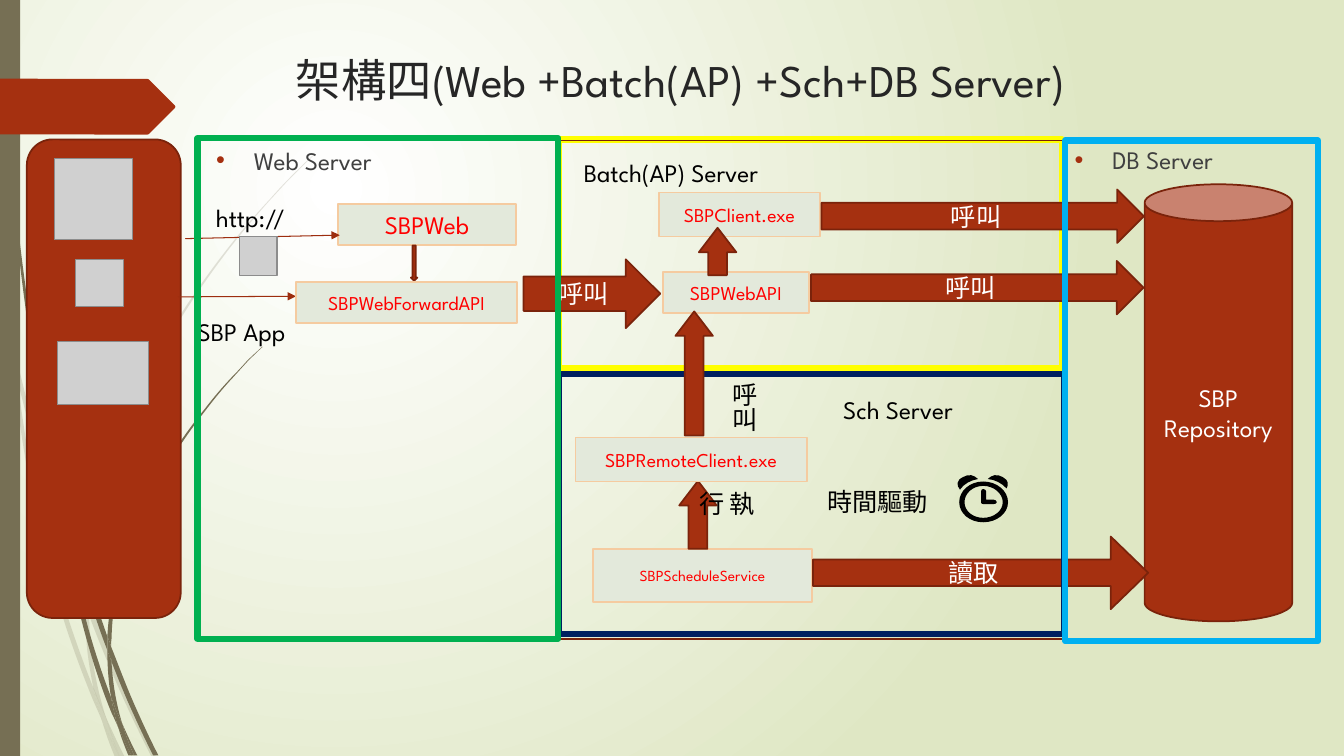
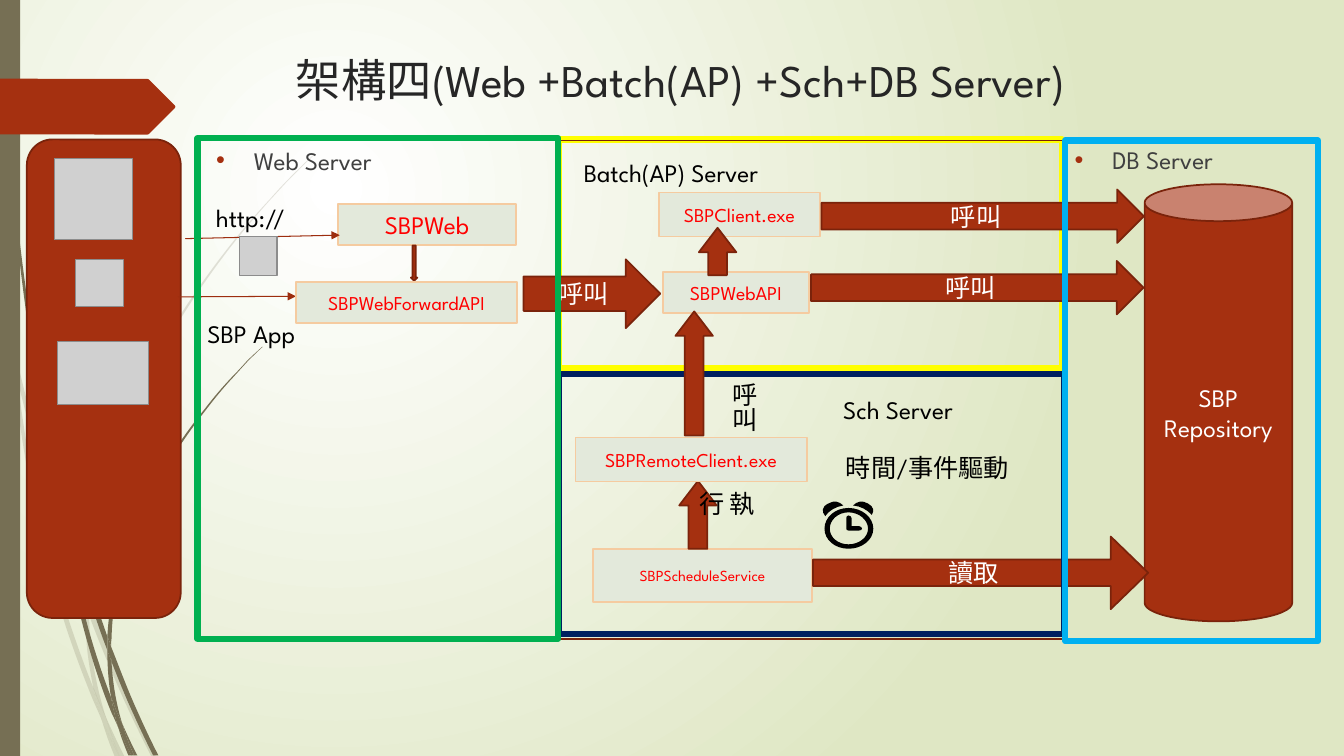
Before and after one commit to jonesyeh/SBP_PPT, a slide deck: slide 4 of SBP架構圖.pptx. Drawn at 1344x756 pixels with LibreOffice and Linux fonts; fonts in the diff are those of the drawing; grey boxes stand for pictures. Boxes give left, top, right and bottom in pixels: in the first picture for what was removed or moved away, otherwise in the second. Text is boxed around its words. In the diff, an @@ line names an element or a change of style, - is before the commit and + after.

```diff
--- a/SBP架構圖.pptx
+++ b/SBP架構圖.pptx
@@ text "SBP App" rewrapped from (198,316,285,350) to (207,326,295,352) @@
@@ text at (846,455,1009,480): text changed @@
-時間驅動
+時間/事件驅動
@@ freeform shape: place and size @@
-freeform shape at (957,474,1009,523)
+freeform shape at (822,500,874,549)
```
Also in this commit, not shown: 3 other slides changed, 2 other files.
